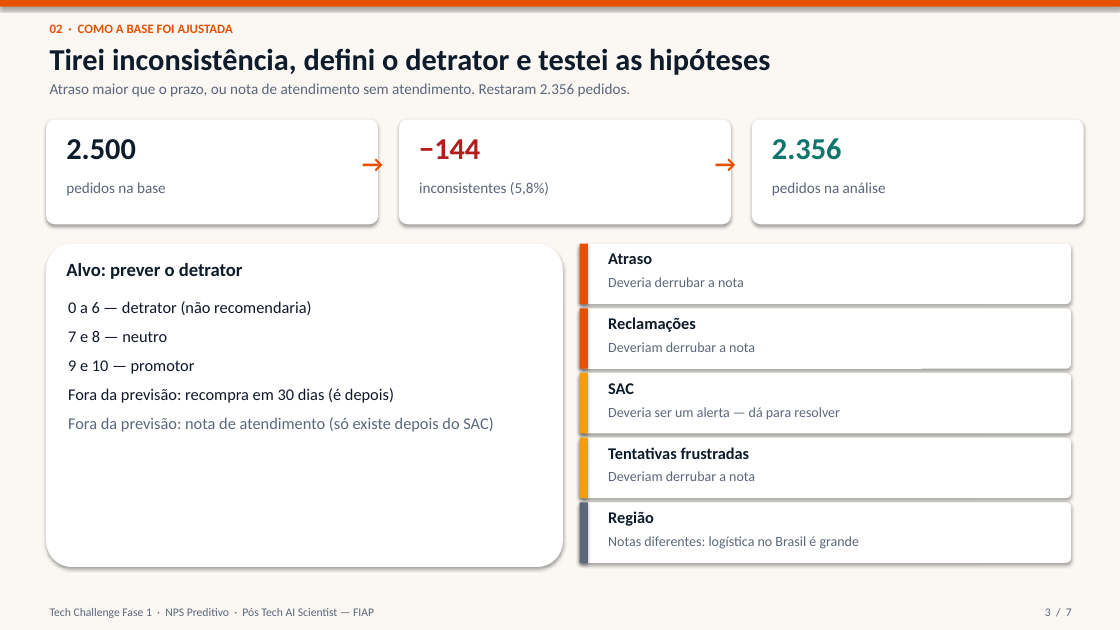
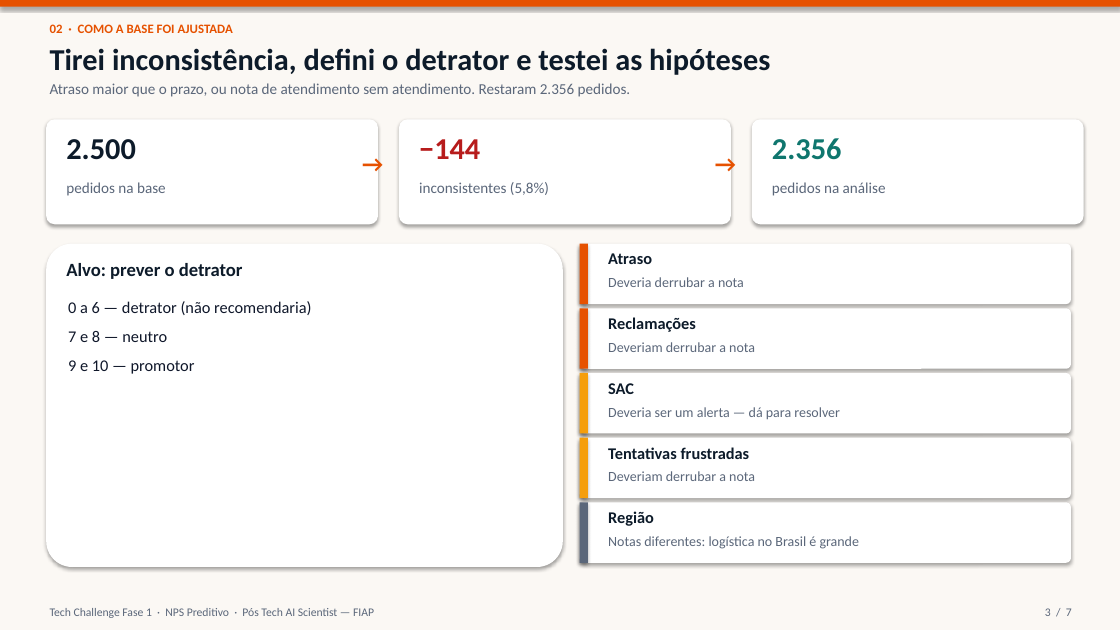
Before and after one commit to Cleivin/fiap-nps-preditivo-ecommerce, a slide deck: slide 3 of apresentacao/NPS_Preditivo_Fase1.pptx. Drawn at 1120x630 pixels with LibreOffice and Linux fonts; fonts in the diff are those of the drawing. Boxes give left, top, right and bottom in pixels: in the first picture for what was removed or moved away, otherwise in the second. Text is boxed around its words. In the diff, an @@ line names an element or a change of style, - is before the commit and + after.

```diff
--- a/apresentacao/NPS_Preditivo_Fase1.pptx
+++ b/apresentacao/NPS_Preditivo_Fase1.pptx
@@ text at (68,388,493,432): paragraphs removed @@
-Fora da previsão: recompra em 30 dias (é depois)
-Fora da previsão: nota de atendimento (só existe depois do SAC)
```
Also in this commit, not shown: 2 other slides changed, 4 other files.
